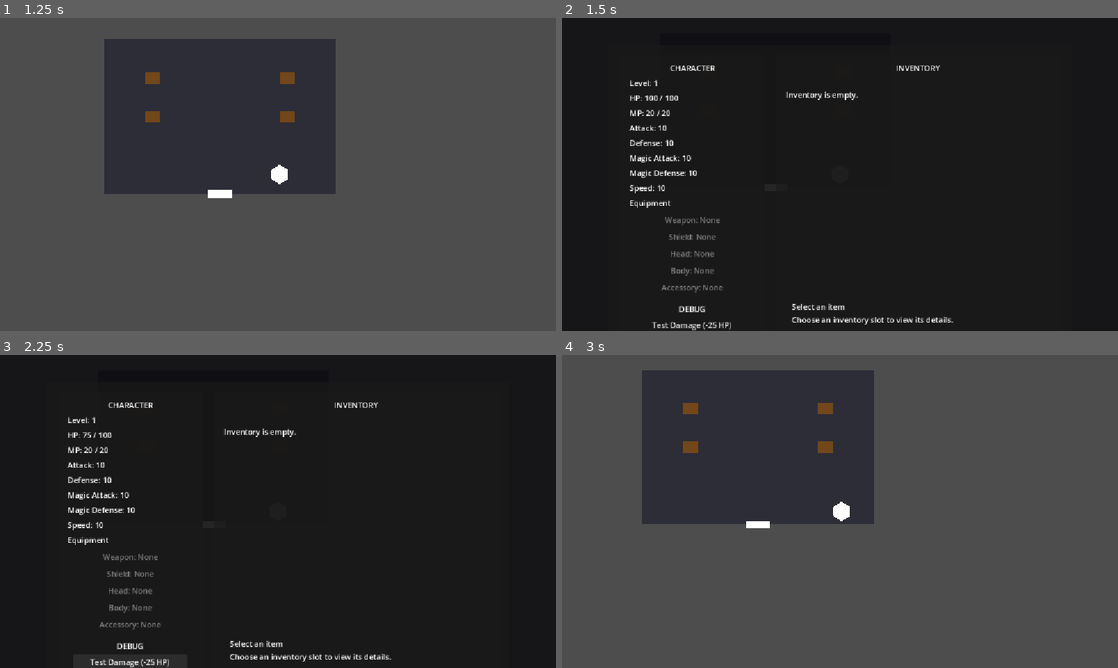
Above: before the commit, frames 1-4 (two rows, left to right).
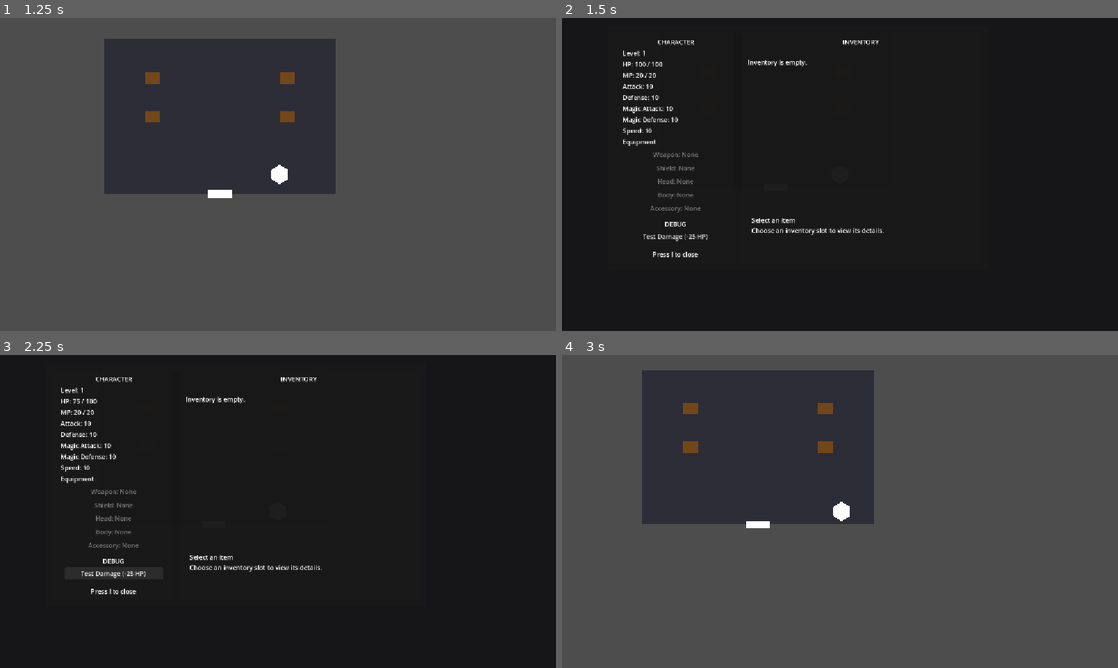
Above: after the commit, the same moments.

Repository: salexume94-pixel/Scripts
Game: Godot game, scene res://scenes/World.tscn
Two runs of this game, one before a commit and one after it. Both use one fixed random seed, a clock stepped at 60 frames per second and the inputs below.
Inputs:
- Up to frame 1 (1.25 s): tap Enter at 0.5 s; hold Right (ui_right) from 0.53 s (still down); tap E at 0.6 s
- Up to frame 2 (1.5 s): release Right (ui_right) at 1.28 s; hold Down (ui_down) from 1.28 s (still down); tap I at 1.35 s
- Up to frame 3 (2.25 s): release Down (ui_down) at 2 s; click "Test Damage (-25 HP)" at 2 s
- Up to frame 4 (3 s): tap I at 2.75 s; hold Right (ui_right) from 2.78 s (still down); tap E at 2.85 s

Frame 1 is identical in both runs. In frame 2, 3.8% of the frame differs, in the area x 10-71%, y 7-100%; in frame 3, 3.8%; in frame 4, nothing differs.

Commit message:
Resize and center Character/Inventory HUD for 1152x648 viewport

Diff:
--- a/ui/InventoryCharacterHUD.tscn
+++ b/ui/InventoryCharacterHUD.tscn
@@ -27,156 +27,164 @@
 
 [node name="Panel" type="PanelContainer" parent="Screen"]
 layout_mode = 0
-offset_left = 96.0
-offset_top = 56.0
-offset_right = 1056.0
-offset_bottom = 592.0
+anchors_preset = 8
+anchor_left = 0.5
+anchor_top = 0.5
+anchor_right = 0.5
+anchor_bottom = 0.5
+offset_left = -480.0
+offset_top = -268.0
+offset_right = 480.0
+offset_bottom = 268.0
+grow_horizontal = 2
+grow_vertical = 2
+scale = Vector2(0.82, 0.82)
 
 [node name="Margin" type="MarginContainer" parent="Screen/Panel"]
-layout_mode = 2
-theme_override_constants/margin_left = 24
-theme_override_constants/margin_top = 20
-theme_override_constants/margin_right = 24
-theme_override_constants/margin_bottom = 20
-
-[node name="Columns" type="HBoxContainer" parent="Screen/Panel/Margin"]
-layout_mode = 2
-theme_override_constants/separation = 24
-
-[node name="CharacterPanel" type="PanelContainer" parent="Screen/Panel/Margin/Columns"]
-custom_minimum_size = Vector2(300, 0)
-layout_mode = 2
-
-[node name="CharacterMargin" type="MarginContainer" parent="Screen/Panel/Margin/Columns/CharacterPanel"]
 layout_mode = 2
 theme_override_constants/margin_left = 20
 theme_override_constants/margin_top = 16
 theme_override_constants/margin_right = 20
 theme_override_constants/margin_bottom = 16
 
+[node name="Columns" type="HBoxContainer" parent="Screen/Panel/Margin"]
+layout_mode = 2
+theme_override_constants/separation = 16
+
+[node name="CharacterPanel" type="PanelContainer" parent="Screen/Panel/Margin/Columns"]
+custom_minimum_size = Vector2(300, 0)
+layout_mode = 2
+
+[node name="CharacterMargin" type="MarginContainer" parent="Screen/Panel/Margin/Columns/CharacterPanel"]
+layout_mode = 2
+theme_override_constants/margin_left = 16
+theme_override_constants/margin_top = 12
+theme_override_constants/margin_right = 16
+theme_override_constants/margin_bottom = 12
+
 [node name="CharacterVBox" type="VBoxContainer" parent="Screen/Panel/Margin/Columns/CharacterPanel/CharacterMargin"]
 layout_mode = 2
+theme_override_constants/separation = 5
+
+[node name="Title" type="Label" parent="Screen/Panel/Margin/Columns/CharacterPanel/CharacterMargin/CharacterVBox"]
+layout_mode = 2
+text = "CHARACTER"
+horizontal_alignment = 1
+
+[node name="LevelLabel" type="Label" parent="Screen/Panel/Margin/Columns/CharacterPanel/CharacterMargin/CharacterVBox"]
+layout_mode = 2
+text = "Level: 1"
+
+[node name="HPLabel" type="Label" parent="Screen/Panel/Margin/Columns/CharacterPanel/CharacterMargin/CharacterVBox"]
+layout_mode = 2
+text = "HP: 100 / 100"
+
+[node name="MPLabel" type="Label" parent="Screen/Panel/Margin/Columns/CharacterPanel/CharacterMargin/CharacterVBox"]
+layout_mode = 2
+text = "MP: 20 / 20"
+
+[node name="AttackLabel" type="Label" parent="Screen/Panel/Margin/Columns/CharacterPanel/CharacterMargin/CharacterVBox"]
+layout_mode = 2
+text = "Attack: 10"
+
+[node name="DefenseLabel" type="Label" parent="Screen/Panel/Margin/Columns/CharacterPanel/CharacterMargin/CharacterVBox"]
+layout_mode = 2
+text = "Defense: 10"
+
+[node name="MagicAttackLabel" type="Label" parent="Screen/Panel/Margin/Columns/CharacterPanel/CharacterMargin/CharacterVBox"]
+layout_mode = 2
+text = "Magic Attack: 10"
+
+[node name="MagicDefenseLabel" type="Label" parent="Screen/Panel/Margin/Columns/CharacterPanel/CharacterMargin/CharacterVBox"]
+layout_mode = 2
+text = "Magic Defense: 10"
+
+[node name="SpeedLabel" type="Label" parent="Screen/Panel/Margin/Columns/CharacterPanel/CharacterMargin/CharacterVBox"]
+layout_mode = 2
+text = "Speed: 10"
+
+[node name="EquipmentLabel" type="Label" parent="Screen/Panel/Margin/Columns/CharacterPanel/CharacterMargin/CharacterVBox"]
+layout_mode = 2
+text = "Equipment"
+
+[node name="EquipmentGrid" type="VBoxContainer" parent="Screen/Panel/Margin/Columns/CharacterPanel/CharacterMargin/CharacterVBox"]
+layout_mode = 2
+theme_override_constants/separation = 3
+
+[node name="DebugPanel" type="PanelContainer" parent="Screen/Panel/Margin/Columns/CharacterPanel/CharacterMargin/CharacterVBox"]
+layout_mode = 2
+
+[node name="DebugMargin" type="MarginContainer" parent="Screen/Panel/Margin/Columns/CharacterPanel/CharacterMargin/CharacterVBox/DebugPanel"]
+layout_mode = 2
+theme_override_constants/margin_left = 10
+theme_override_constants/margin_top = 8
+theme_override_constants/margin_right = 10
+theme_override_constants/margin_bottom = 8
+
+[node name="DebugVBox" type="VBoxContainer" parent="Screen/Panel/Margin/Columns/CharacterPanel/CharacterMargin/CharacterVBox/DebugPanel/DebugMargin"]
+layout_mode = 2
+theme_override_constants/separation = 4
+
+[node name="DebugTitle" type="Label" parent="Screen/Panel/Margin/Columns/CharacterPanel/CharacterMargin/CharacterVBox/DebugPanel/DebugMargin/DebugVBox"]
+layout_mode = 2
+text = "DEBUG"
+horizontal_alignment = 1
+
+[node name="TestDamageButton" type="Button" parent="Screen/Panel/Margin/Columns/CharacterPanel/CharacterMargin/CharacterVBox/DebugPanel/DebugMargin/DebugVBox"]
+layout_mode = 2
+text = "Test Damage (-25 HP)"
+
+[node name="Spacer" type="Control" parent="Screen/Panel/Margin/Columns/CharacterPanel/CharacterMargin/CharacterVBox"]
+layout_mode = 2
+size_flags_vertical = 3
+
+[node name="Help" type="Label" parent="Screen/Panel/Margin/Columns/CharacterPanel/CharacterMargin/CharacterVBox"]
+layout_mode = 2
+text = "Press I to close"
+horizontal_alignment = 1
+
+[node name="InventoryPanel" type="PanelContainer" parent="Screen/Panel/Margin/Columns"]
+layout_mode = 2
+size_flags_horizontal = 3
+
+[node name="InventoryMargin" type="MarginContainer" parent="Screen/Panel/Margin/Columns/InventoryPanel"]
+layout_mode = 2
+theme_override_constants/margin_left = 16
+theme_override_constants/margin_top = 12
+theme_override_constants/margin_right = 16
+theme_override_constants/margin_bottom = 12
+
+[node name="InventoryVBox" type="VBoxContainer" parent="Screen/Panel/Margin/Columns/InventoryPanel/InventoryMargin"]
+layout_mode = 2
 theme_override_constants/separation = 8
 
-[node name="Title" type="Label" parent="Screen/Panel/Margin/Columns/CharacterPanel/CharacterMargin/CharacterVBox"]
-layout_mode = 2
-text = "CHARACTER"
-horizontal_alignment = 1
-
-[node name="LevelLabel" type="Label" parent="Screen/Panel/Margin/Columns/CharacterPanel/CharacterMargin/CharacterVBox"]
-layout_mode = 2
-text = "Level: 1"
-
-[node name="HPLabel" type="Label" parent="Screen/Panel/Margin/Columns/CharacterPanel/CharacterMargin/CharacterVBox"]
-layout_mode = 2
-text = "HP: 100 / 100"
-
-[node name="MPLabel" type="Label" parent="Screen/Panel/Margin/Columns/CharacterPanel/CharacterMargin/CharacterVBox"]
-layout_mode = 2
-text = "MP: 20 / 20"
-
-[node name="AttackLabel" type="Label" parent="Screen/Panel/Margin/Columns/CharacterPanel/CharacterMargin/CharacterVBox"]
-layout_mode = 2
-text = "Attack: 10"
-
-[node name="DefenseLabel" type="Label" parent="Screen/Panel/Margin/Columns/CharacterPanel/CharacterMargin/CharacterVBox"]
-layout_mode = 2
-text = "Defense: 10"
-
-[node name="MagicAttackLabel" type="Label" parent="Screen/Panel/Margin/Columns/CharacterPanel/CharacterMargin/CharacterVBox"]
-layout_mode = 2
-text = "Magic Attack: 10"
-
-[node name="MagicDefenseLabel" type="Label" parent="Screen/Panel/Margin/Columns/CharacterPanel/CharacterMargin/CharacterVBox"]
-layout_mode = 2
-text = "Magic Defense: 10"
-
-[node name="SpeedLabel" type="Label" parent="Screen/Panel/Margin/Columns/CharacterPanel/CharacterMargin/CharacterVBox"]
-layout_mode = 2
-text = "Speed: 10"
-
-[node name="EquipmentLabel" type="Label" parent="Screen/Panel/Margin/Columns/CharacterPanel/CharacterMargin/CharacterVBox"]
-layout_mode = 2
-text = "Weapon: None"
-
-[node name="EquipmentGrid" type="VBoxContainer" parent="Screen/Panel/Margin/Columns/CharacterPanel/CharacterMargin/CharacterVBox"]
-layout_mode = 2
-theme_override_constants/separation = 4
-
-[node name="DebugPanel" type="PanelContainer" parent="Screen/Panel/Margin/Columns/CharacterPanel/CharacterMargin/CharacterVBox"]
-layout_mode = 2
-
-[node name="DebugMargin" type="MarginContainer" parent="Screen/Panel/Margin/Columns/CharacterPanel/CharacterMargin/CharacterVBox/DebugPanel"]
-layout_mode = 2
-theme_override_constants/margin_left = 12
-theme_override_constants/margin_top = 10
-theme_override_constants/margin_right = 12
-theme_override_constants/margin_bottom = 10
-
-[node name="DebugVBox" type="VBoxContainer" parent="Screen/Panel/Margin/Columns/CharacterPanel/CharacterMargin/CharacterVBox/DebugPanel/DebugMargin"]
-layout_mode = 2
-theme_override_constants/separation = 6
-
-[node name="DebugTitle" type="Label" parent="Screen/Panel/Margin/Columns/CharacterPanel/CharacterMargin/CharacterVBox/DebugPanel/DebugMargin/DebugVBox"]
-layout_mode = 2
-text = "DEBUG"
-horizontal_alignment = 1
-
-[node name="TestDamageButton" type="Button" parent="Screen/Panel/Margin/Columns/CharacterPanel/CharacterMargin/CharacterVBox/DebugPanel/DebugMargin/DebugVBox"]
-layout_mode = 2
-text = "Test Damage (-25 HP)"
-
-[node name="Spacer" type="Control" parent="Screen/Panel/Margin/Columns/CharacterPanel/CharacterMargin/CharacterVBox"]
-layout_mode = 2
-size_flags_vertical = 3
-
-[node name="Help" type="Label" parent="Screen/Panel/Margin/Columns/CharacterPanel/CharacterMargin/CharacterVBox"]
-layout_mode = 2
-text = "Press I to close"
-horizontal_alignment = 1
-
-[node name="InventoryPanel" type="PanelContainer" parent="Screen/Panel/Margin/Columns"]
-layout_mode = 2
-size_flags_horizontal = 3
-
-[node name="InventoryMargin" type="MarginContainer" parent="Screen/Panel/Margin/Columns/InventoryPanel"]
-layout_mode = 2
-theme_override_constants/margin_left = 20
-theme_override_constants/margin_top = 16
-theme_override_constants/margin_right = 20
-theme_override_constants/margin_bottom = 16
-
-[node name="InventoryVBox" type="VBoxContainer" parent="Screen/Panel/Margin/Columns/InventoryPanel/InventoryMargin"]
-layout_mode = 2
-theme_override_constants/separation = 12
-
 [node name="InventoryTitle" type="Label" parent="Screen/Panel/Margin/Columns/InventoryPanel/InventoryMargin/InventoryVBox"]
 layout_mode = 2
 text = "INVENTORY"
 horizontal_alignment = 1
 
 [node name="InventoryGrid" type="GridContainer" parent="Screen/Panel/Margin/Columns/InventoryPanel/InventoryMargin/InventoryVBox"]
-custom_minimum_size = Vector2(0, 160)
+custom_minimum_size = Vector2(0, 140)
 layout_mode = 2
 size_flags_vertical = 3
 columns = 3
-theme_override_constants/h_separation = 8
-theme_override_constants/v_separation = 8
+theme_override_constants/h_separation = 6
+theme_override_constants/v_separation = 6
 
 [node name="ItemDetails" type="PanelContainer" parent="Screen/Panel/Margin/Columns/InventoryPanel/InventoryMargin/InventoryVBox"]
-custom_minimum_size = Vector2(0, 120)
+custom_minimum_size = Vector2(0, 110)
 layout_mode = 2
 
 [node name="DetailsMargin" type="MarginContainer" parent="Screen/Panel/Margin/Columns/InventoryPanel/InventoryMargin/InventoryVBox/ItemDetails"]
 layout_mode = 2
-theme_override_constants/margin_left = 12
-theme_override_constants/margin_top = 10
-theme_override_constants/margin_right = 12
-theme_override_constants/margin_bottom = 10
+theme_override_constants/margin_left = 10
+theme_override_constants/margin_top = 8
+theme_override_constants/margin_right = 10
+theme_override_constants/margin_bottom = 8
 
 [node name="DetailsVBox" type="VBoxContainer" parent="Screen/Panel/Margin/Columns/InventoryPanel/InventoryMargin/InventoryVBox/ItemDetails/DetailsMargin"]
 layout_mode = 2
-theme_override_constants/separation = 4
+theme_override_constants/separation = 3
 
 [node name="ItemName" type="Label" parent="Screen/Panel/Margin/Columns/InventoryPanel/InventoryMargin/InventoryVBox/ItemDetails/DetailsMargin/DetailsVBox"]
 layout_mode = 2
